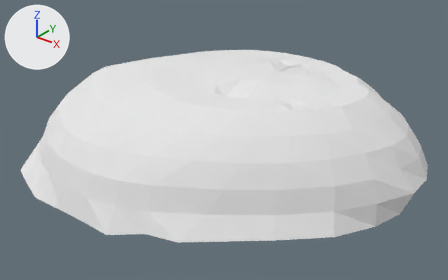
Before and after pictures for a commit that changed the Blender file lamp (1).blend.
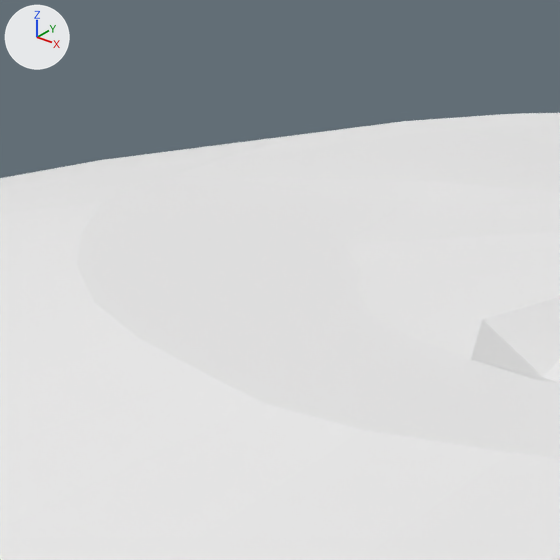
The first picture shows the older version from a 50 mm lens placed at (46.4, -77.4, 48.1), pointed at (-15.2, -0.4, 0.3). The close-ups show both versions on the part from 30% to 51% of the width and 11% to 46% of the height of that picture; other places that the commit changed are outside them. Lighting does not change. The marker at upper left points along +X, +Y and +Z.
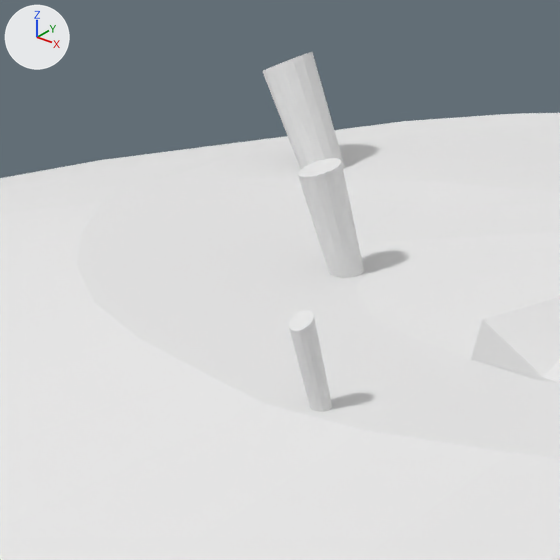
What the commit changed:
Mesh me_cone_001 is new.
It has 60 vertices, 47 faces and spans x 0.45..3.01, y -0.94..2.38, z -0.15..0.89.
It uses material mat_rock (its picture is missing).
Object 'Cone.001' (ob_cone_001) is new; it shows me_cone_001.
Its location is (-24.54, 5.48, 8.26).
Its rotation in degrees is (0.6, 35, -204).
Its scale is (1.0, 1.18, 8.95).
Object 'Cone.002' (ob_cone_002) is new; it shows a copy of me_cone_001.
Its location is (-19.17, -1.02, 8.39).
Its rotation in degrees is (-2.7, 17, -208).
Its scale is (0.784, 0.923, 7.02).
Object 'Cone.003' (ob_cone_003) is new; it shows a copy of me_cone_001.
Its location is (-13.57, -9.2, 6.97).
Its rotation in degrees is (-5.3, 11, -209).
Its scale is (0.433, 0.491, 7.36).

Pixel boxes (x1, y1, x2, y2) of what changed, in the close-ups (560 x 560 px):
'Cone.001', added
    after: (262, 52, 345, 169)
'Cone.002', added
    after: (298, 158, 364, 278)
'Cone.003', added
    after: (289, 310, 332, 412)
